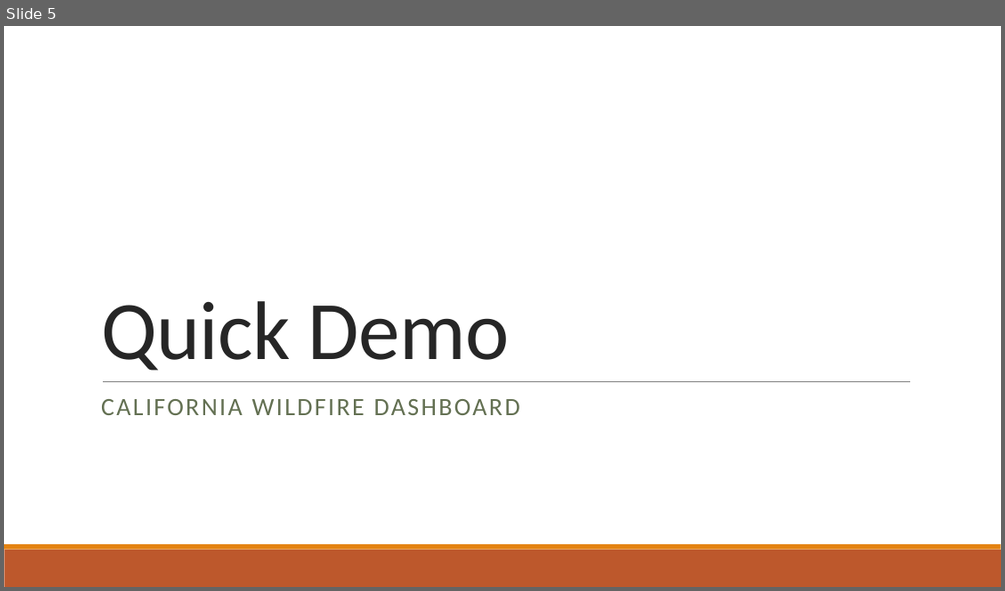
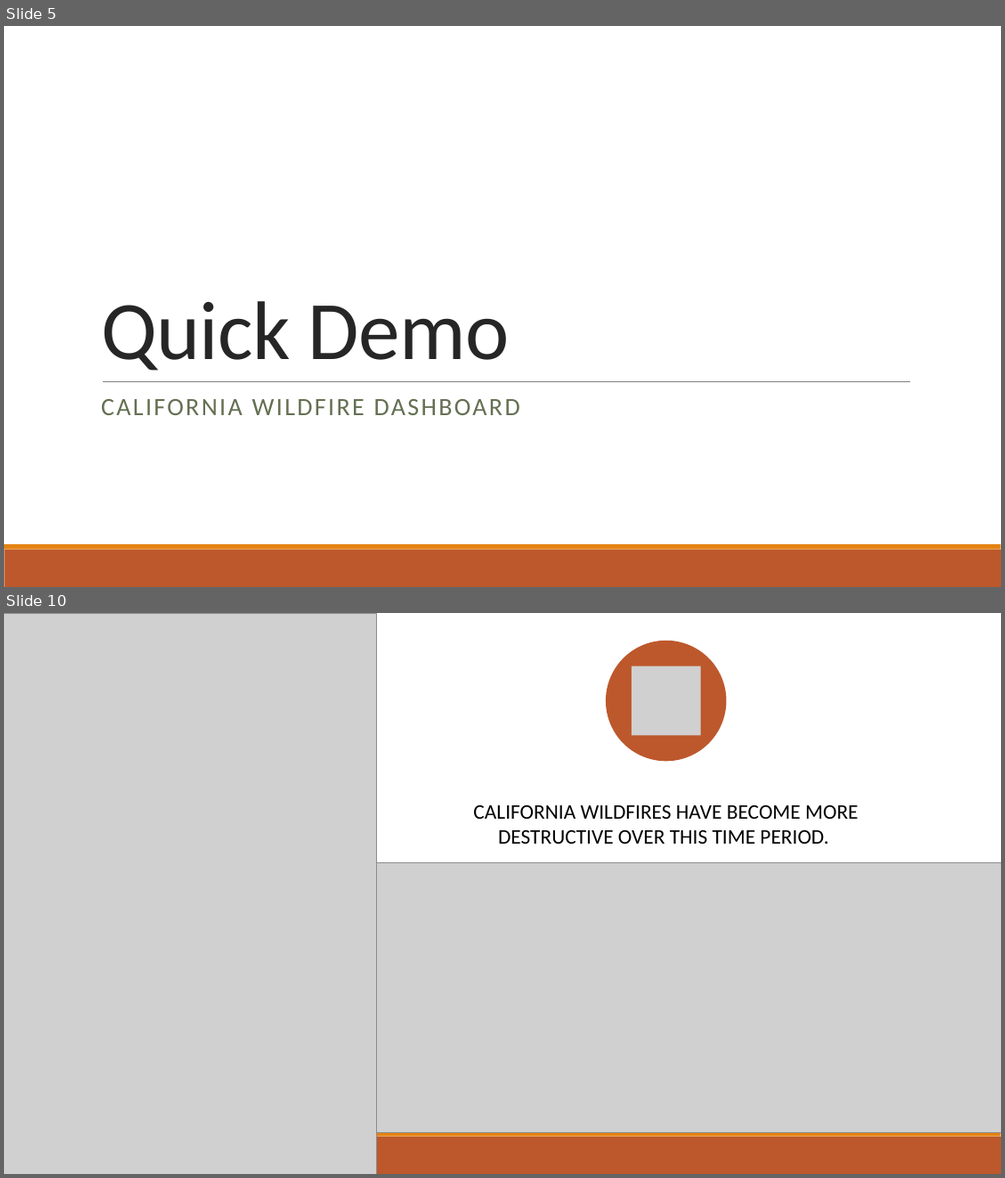
Before and after one commit to MThorpester/California-Wildfires, a slide deck: Margaret/Project Docs/CA Wildfire Dashboard Pres.pptx. Shown one above the other, each under a label of ours: slide 5 before the commit, slides 5 and 10 after it; the slides between them are not shown. The pictures are 1005x591 and 1005x1178 pixels, drawn with LibreOffice and Linux fonts; fonts in the diff are those of the drawing; grey boxes stand for pictures. Boxes give left, top, right and bottom in pixels: in the first picture for what was removed or moved away, otherwise in the second. Text is boxed around its words. In the diff, an @@ line names an element or a change of style, - is before the commit and + after.

```diff
--- a/Margaret/Project Docs/CA Wildfire Dashboard Pres.pptx
+++ b/Margaret/Project Docs/CA Wildfire Dashboard Pres.pptx
@@ slide 10 added at [4, 613, 1001, 1174], background #FFFFFF; not listed: 2 template elements that a slide beside it also shows @@
@@ picture added at [4, 613, 376, 1174] @@
@@ ellipse added at [606, 641, 727, 761], fill #BD582C @@
@@ picture added at [631, 666, 701, 736] @@
@@ text added at [473, 805, 858, 844], 20 pt, text #000000 @@
+CALIFORNIA WILDFIRES HAVE BECOME MORE DESTRUCTIVE OVER THIS TIME PERIOD.
@@ picture added at [376, 863, 1001, 1132] @@
```
Also in this commit, not shown: 3 slides changed, 4 other slides added, 1 slide removed, 4 other files.
